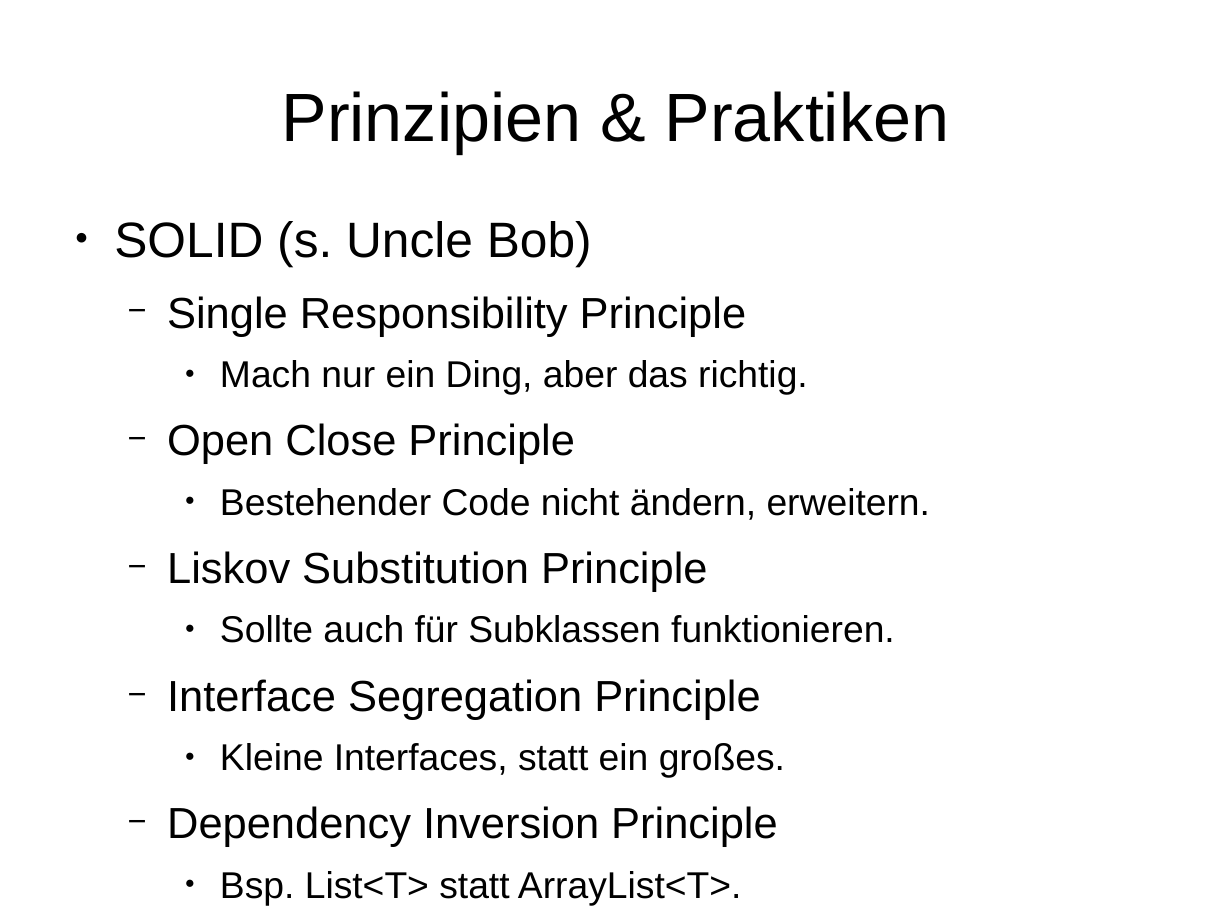
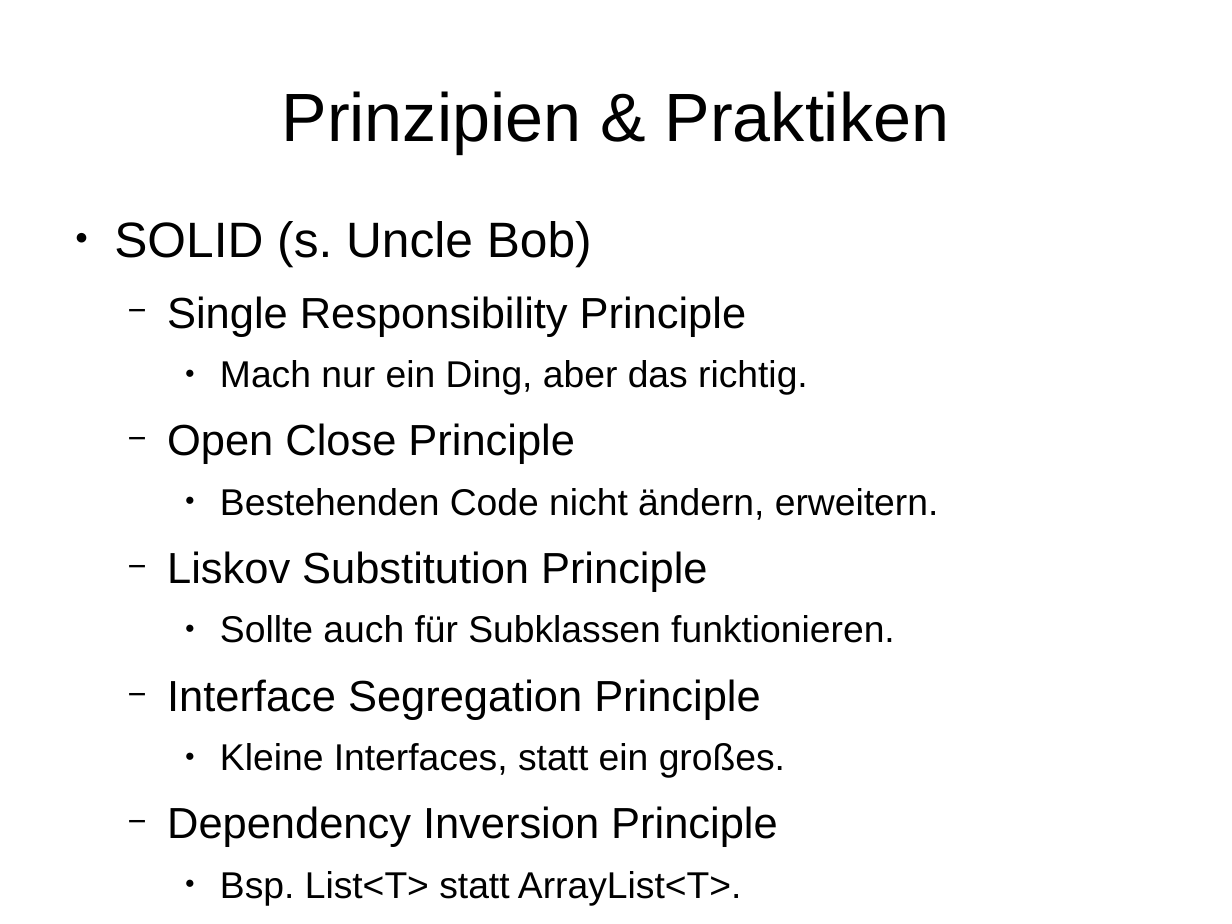
Before and after one commit to Weltraumschaf/Slides, a slide deck: slide 10 of CleanCode/Clean_Code.odp. Drawn at 1232x924 pixels with LibreOffice and Linux fonts; fonts in the diff are those of the drawing. Boxes give left, top, right and bottom in pixels: in the first picture for what was removed or moved away, otherwise in the second. Text is boxed around its words. In the diff, an @@ line names an element or a change of style, - is before the commit and + after.

```diff
--- a/CleanCode/Clean_Code.odp
+++ b/CleanCode/Clean_Code.odp
@@ text at (220,488,939,520): text changed @@
-    ● Bestehender Code nicht ändern, erweitern.
+    ● Bestehenden Code nicht ändern, erweitern.
```
Also in this commit, not shown: 2 other slides changed, 1 other file.
